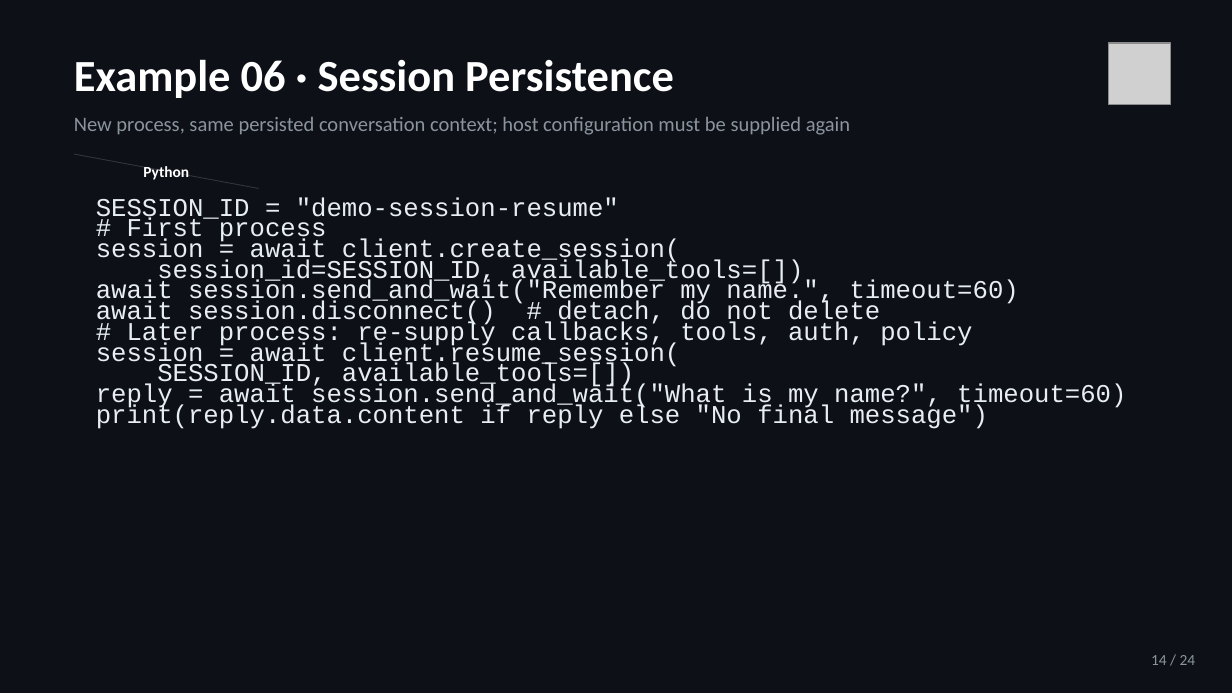
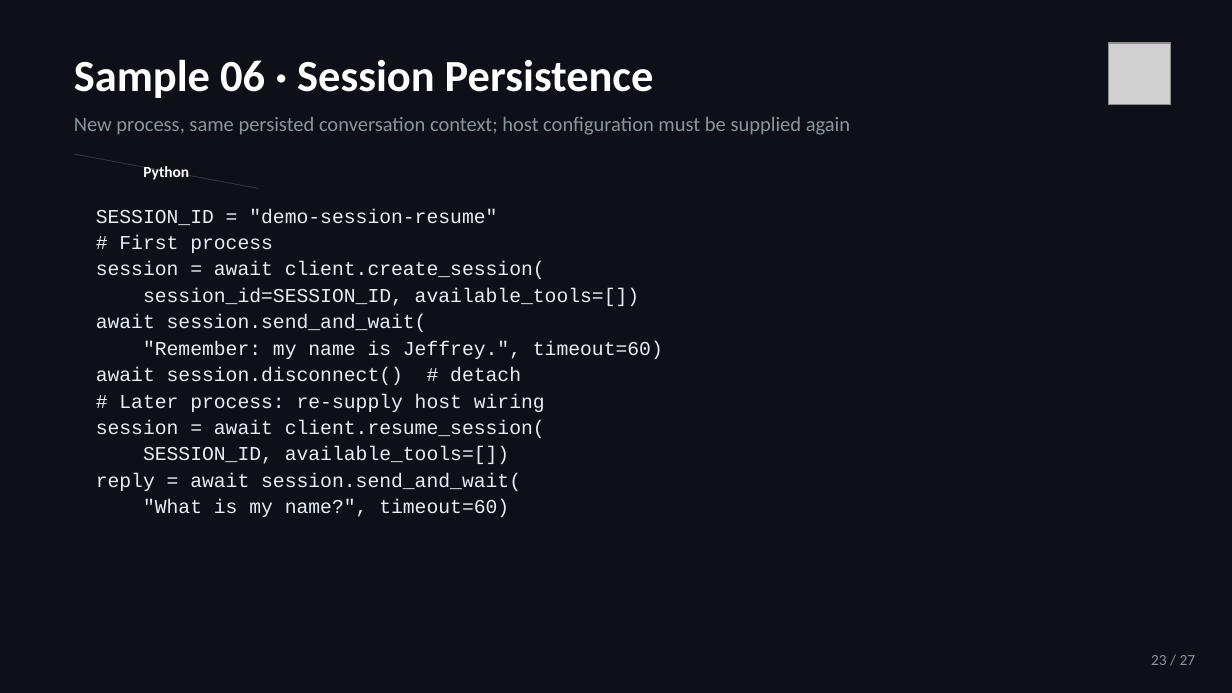
Before and after one commit to jeffrey-groneberg/ghcp_sdk, a slide deck: slide 23 of GitHub-Copilot-SDK.pptx (slide 14 before the commit). Drawn at 1232x693 pixels with LibreOffice and Linux fonts; fonts in the diff are those of the drawing; grey boxes stand for pictures. Boxes give left, top, right and bottom in pixels: in the first picture for what was removed or moved away, otherwise in the second. Text is boxed around its words. In the diff, an @@ line names an element or a change of style, - is before the commit and + after.

```diff
--- a/GitHub-Copilot-SDK.pptx
+++ b/GitHub-Copilot-SDK.pptx
@@ text at (74, 59, 654, 98): text changed @@
-Example 06 · Session Persistence
+Sample 06 · Session Persistence
@@ text at (96, 209, 639, 464): size 15 to 11.5 pt in "SESSION_ID = "demo-session-resume"", "# First process", "session = await client.create_session(", "session_id=SESSION_ID, available_tools=[])" and 2 more places; line spacing 12.1pt to 1.12 @@
@@ text at (96, 314, 663, 412): text changed; size 15 to 11.5 pt @@
-await session.send_and_wait("Remember my name.", timeout=60)
-await session.disconnect() # detach, do not delete
-# Later process: re-supply callbacks, tools, auth, policy
+await session.send_and_wait(
+"Remember: my name is Jeffrey.", timeout=60)
+await session.disconnect() # detach
+# Later process: re-supply host wiring
@@ text at (96, 473, 521, 517): text changed; size 15 to 11.5 pt @@
-reply = await session.send_and_wait("What is my name?", timeout=60)
-print(reply.data.content if reply else "No final message")
+reply = await session.send_and_wait(
+"What is my name?", timeout=60)
@@ text at (1151, 655, 1196, 665): text changed @@
-14 / 24
+23 / 27
```
Also in this commit, not shown: 23 other slides changed, 3 slides added, 2 other files.
